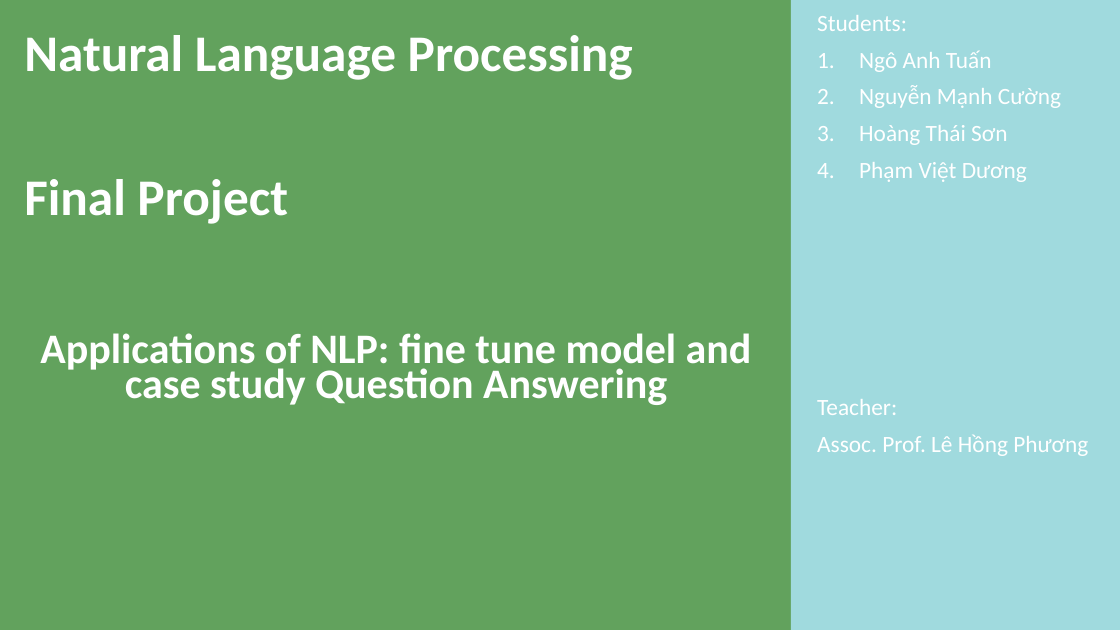
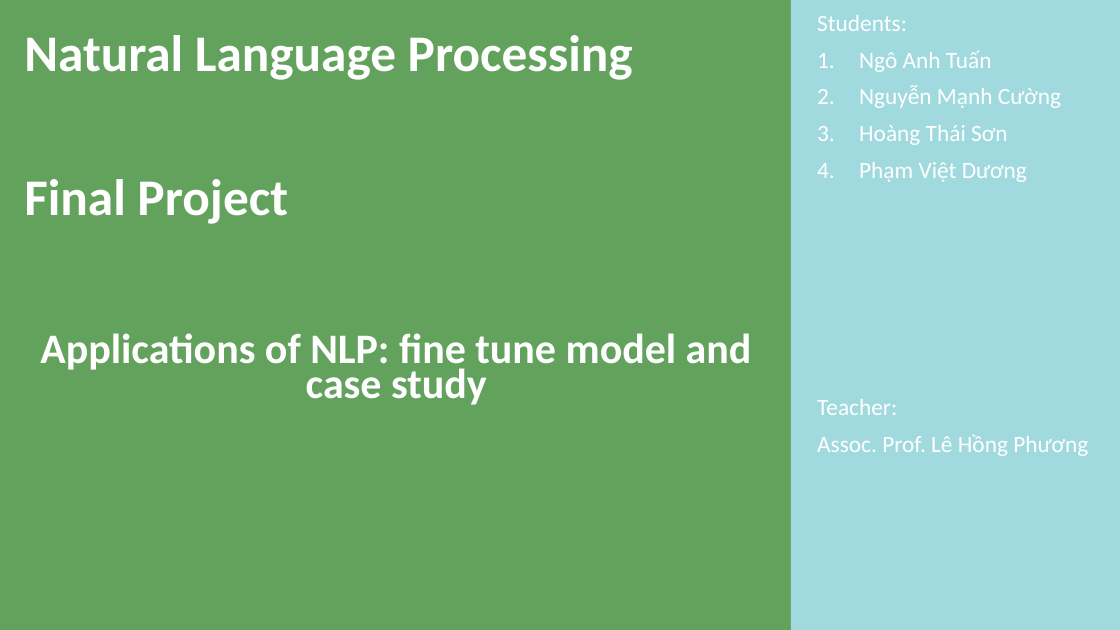
Before and after one commit to ngotuan12/nlp_final_project, a slide deck: slide 1 of Natural Language Processing.pptx. Drawn at 1120x630 pixels with LibreOffice and Linux fonts; fonts in the diff are those of the drawing. Boxes give left, top, right and bottom in pixels: in the first picture for what was removed or moved away, otherwise in the second. Text is boxed around its words. In the diff, an @@ line names an element or a change of style, - is before the commit and + after.

```diff
--- a/Natural Language Processing.pptx
+++ b/Natural Language Processing.pptx
@@ text at [40,333,752,405]: text changed @@
-Applications of NLP: fine tune model and case study Question Answering
+Applications of NLP: fine tune model and case study
```
Also in this commit, not shown: 1 other slide changed, 1 slide added, 1 other file.
